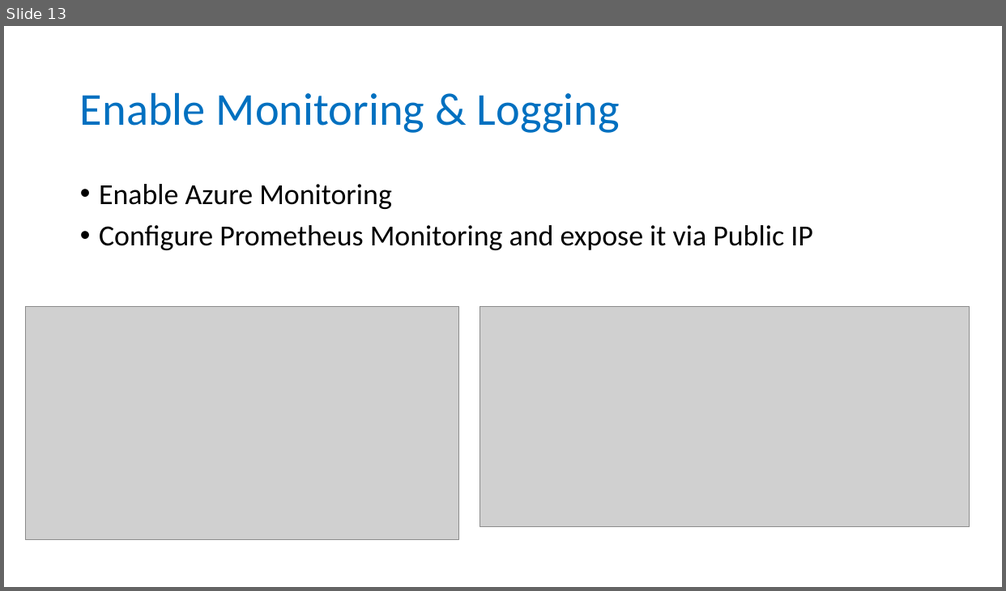
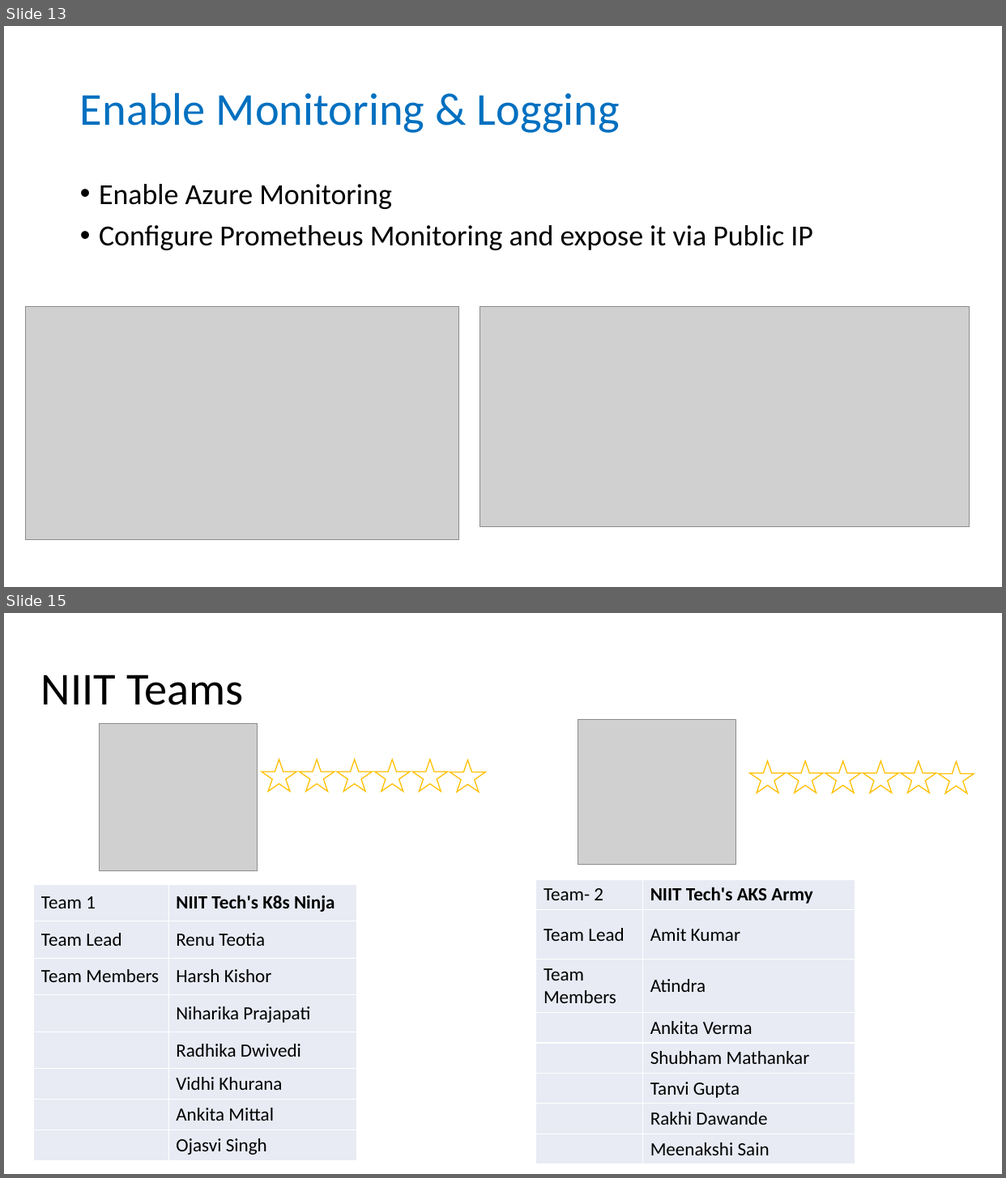
Before and after one commit to sumitkute/kubehack, a slide deck: assets/instructions/Azure Kubernetes Service HACKATON.pptx. Shown one above the other, each under a label of ours: slide 13 before the commit, slides 13 and 15 after it; the slides between them are not shown. The pictures are 1006x591 and 1006x1178 pixels, drawn with LibreOffice and Linux fonts; fonts in the diff are those of the drawing; grey boxes stand for pictures. Boxes give left, top, right and bottom in pixels: in the first picture for what was removed or moved away, otherwise in the second. Text is boxed around its words. In the diff, an @@ line names an element or a change of style, - is before the commit and + after.

```diff
--- a/assets/instructions/Azure Kubernetes Service HACKATON.pptx
+++ b/assets/instructions/Azure Kubernetes Service HACKATON.pptx
@@ slide 15 added at (x1=4, y1=613, x2=1002, y2=1174), background #FFFFFF @@
@@ title added at (x1=41, y1=675, x2=244, y2=705), 44 pt, text #000000 @@
+NIIT Teams
@@ picture added at (x1=99, y1=723, x2=256, y2=871) @@
@@ picture added at (x1=577, y1=719, x2=735, y2=865) @@
@@ group added at (x1=262, y1=760, x2=485, y2=793): 6 stars @@
@@ group added at (x1=750, y1=761, x2=974, y2=794): 6 stars @@
@@ table added at (x1=536, y1=879, x2=856, y2=1161), 8 rows, 2 columns @@
+Team- 2 | NIIT Tech's AKS Army
+Team Lead | Amit Kumar
+Team Members | Atindra
+ | Ankita Verma
+ | Shubham Mathankar
+ | Tanvi Gupta
+ | Rakhi Dawande
+ | Meenakshi Sain
@@ table added at (x1=34, y1=884, x2=357, y2=1161), 8 rows, 2 columns @@
+Team 1 | NIIT Tech's K8s Ninja
+Team Lead | Renu Teotia
+Team Members | Harsh Kishor
+ | Niharika Prajapati
+ | Radhika Dwivedi
+ | Vidhi Khurana
+ | Ankita Mittal
+ | Ojasvi Singh
```
Also in this commit, not shown: 2 slides changed, 8 other slides added, 3 other files.
